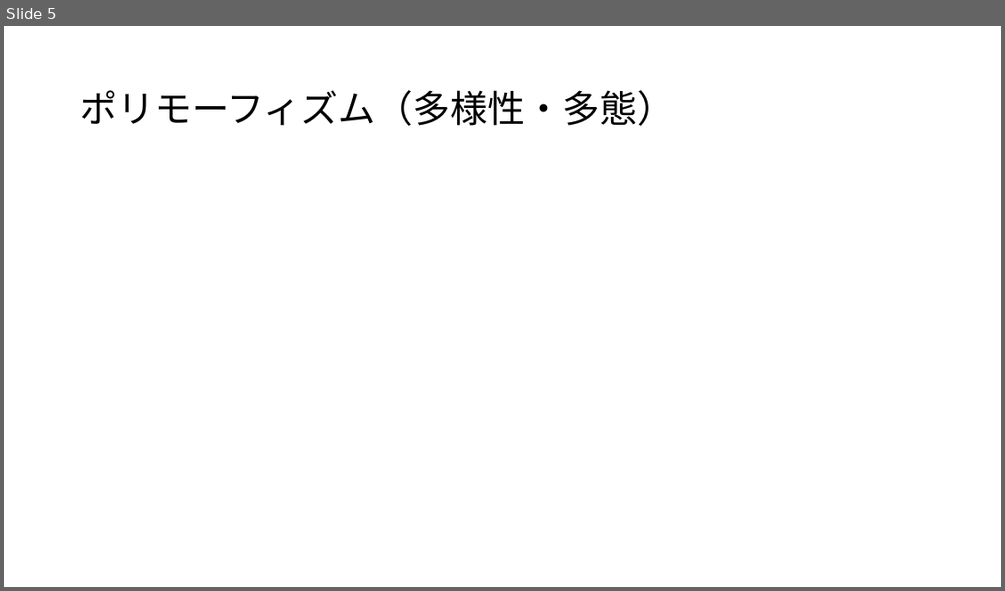
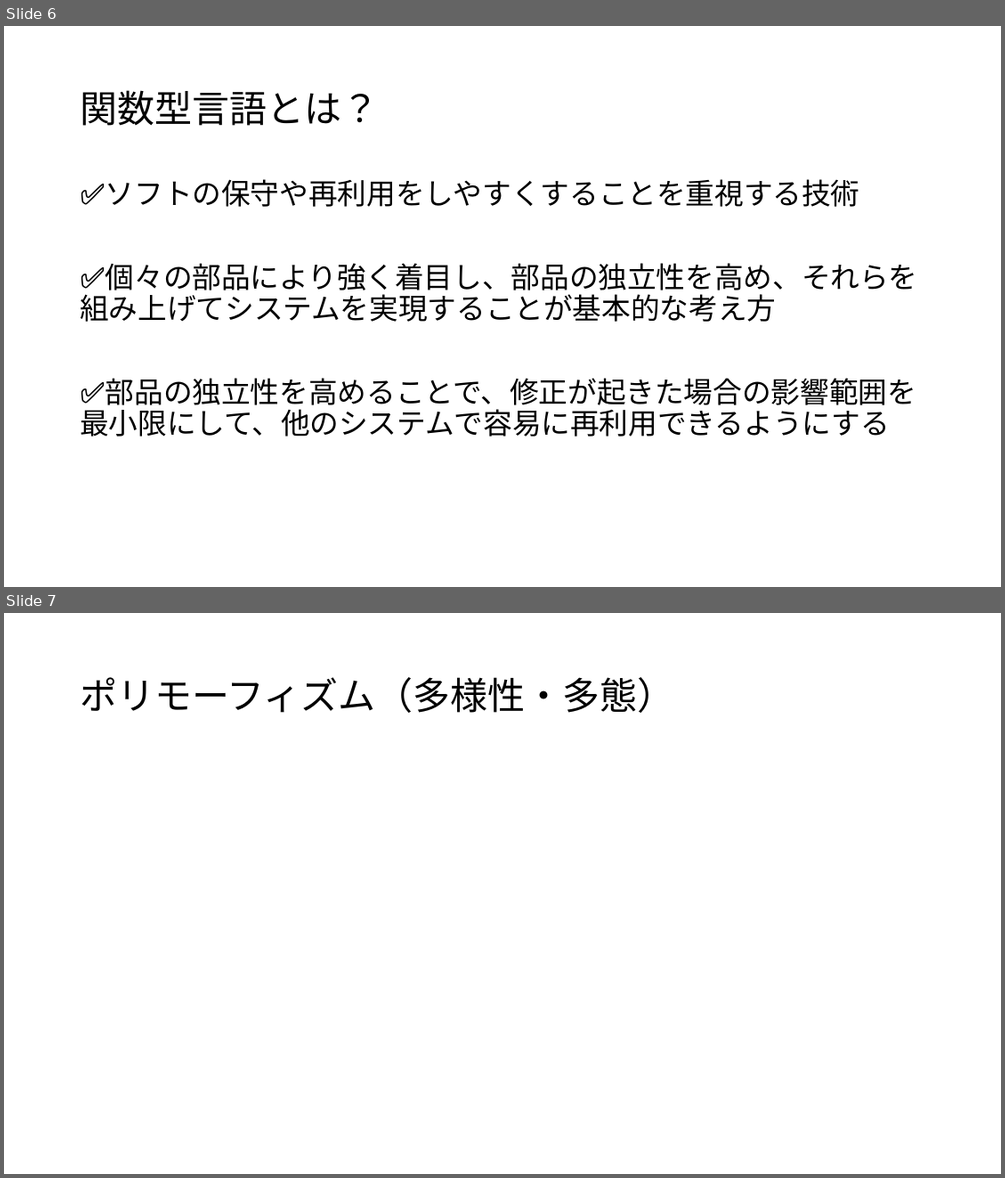
Before and after one commit to koga-miko/misc, a slide deck: java-report/OOP概要.pptx. Shown one above the other, each under a label of ours: slide 5 before the commit, slides 6 and 7 after it. The pictures are 1005x591 and 1005x1178 pixels, drawn with LibreOffice and Linux fonts; fonts in the diff are those of the drawing. Boxes give left, top, right and bottom in pixels: in the first picture for what was removed or moved away, otherwise in the second. Text is boxed around its words. In the diff, an @@ line names an element or a change of style, - is before the commit and + after.

```diff
--- a/java-report/OOP概要.pptx
+++ b/java-report/OOP概要.pptx
@@ slide 6 added at (4,26,1001,587), background #FFFFFF @@
@@ title added at (80,90,379,126), 36 pt, text #000000 @@
+関数型言語とは？
@@ text added at (80,179,918,436), 28 pt, text #000000 @@
+✅ソフトの保守や再利用をしやすくすることを重視する技術
+✅個々の部品により強く着目し、部品の独立性を高め、それらを組み上げてシステムを実現することが基本的な考え方
+✅部品の独立性を高めることで、修正が起きた場合の影響範囲を最小限にして、他のシステムで容易に再利用できるようにする
@@ what was slide 5 is now slide 7 @@
```
Also in this commit, not shown: 3 slides changed, 2 other slides added, 1 other file.
